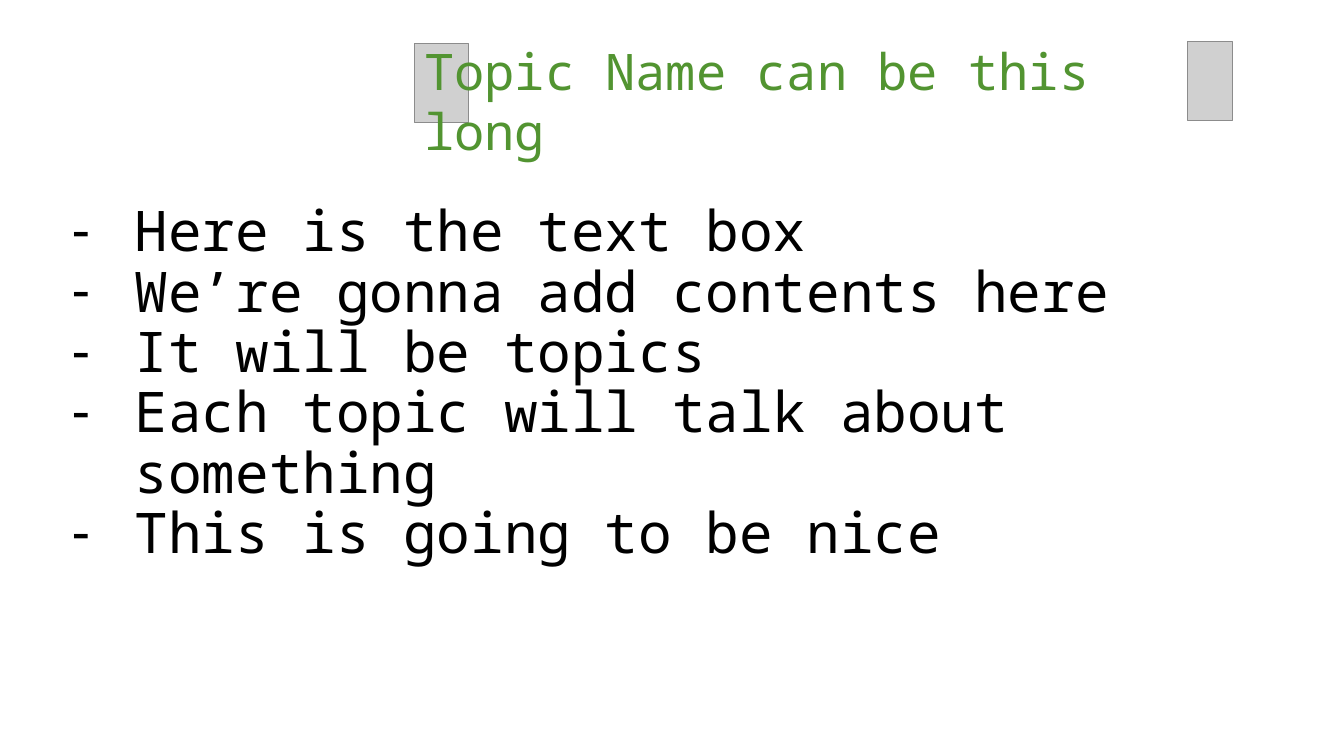
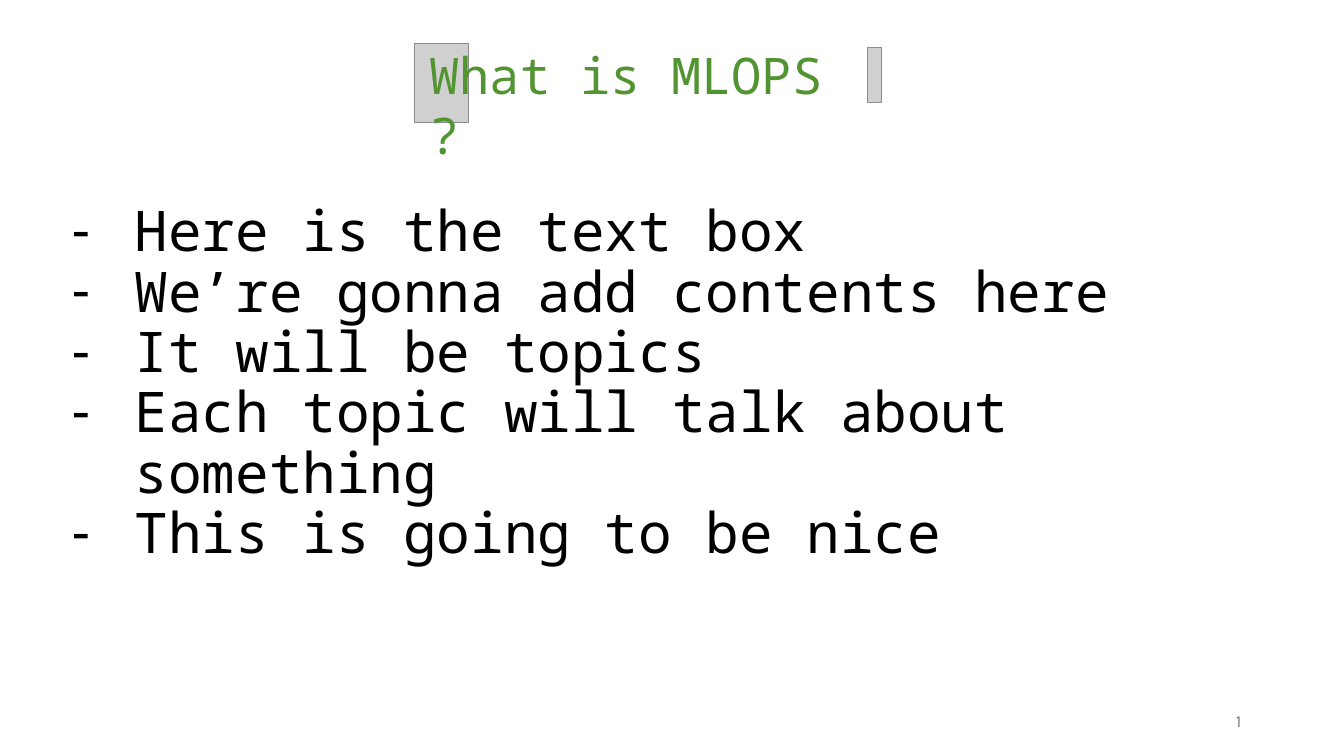
Before and after one commit to jefersonlemos/presentations, a slide deck: slide 1 of mlops/slides/mlops_slides.pptx. Drawn at 1344x756 pixels with LibreOffice and Linux fonts; fonts in the diff are those of the drawing; grey boxes stand for pictures; background and template pictures are left out. Boxes give left, top, right and bottom in pixels: in the first picture for what was removed or moved away, otherwise in the second. Text is boxed around its words. In the diff, an @@ line names an element or a change of style, - is before the commit and + after.

Commit message:
MLOPS: Presentation preparation

```diff
--- a/mlops/slides/mlops_slides.pptx
+++ b/mlops/slides/mlops_slides.pptx
@@ text at [429,47,822,108]: text changed @@
-Topic Name can be this long
+What is MLOPS ?
@@ picture added at [868,47,882,102] @@
@@ picture removed at [1188,41,1233,120] @@
@@ page number added at [1236,716,1242,727], 12 pt, text #797979 @@
+1
```
Also in this commit, not shown: 2 slides added, 1 slide removed, 7 other files.
